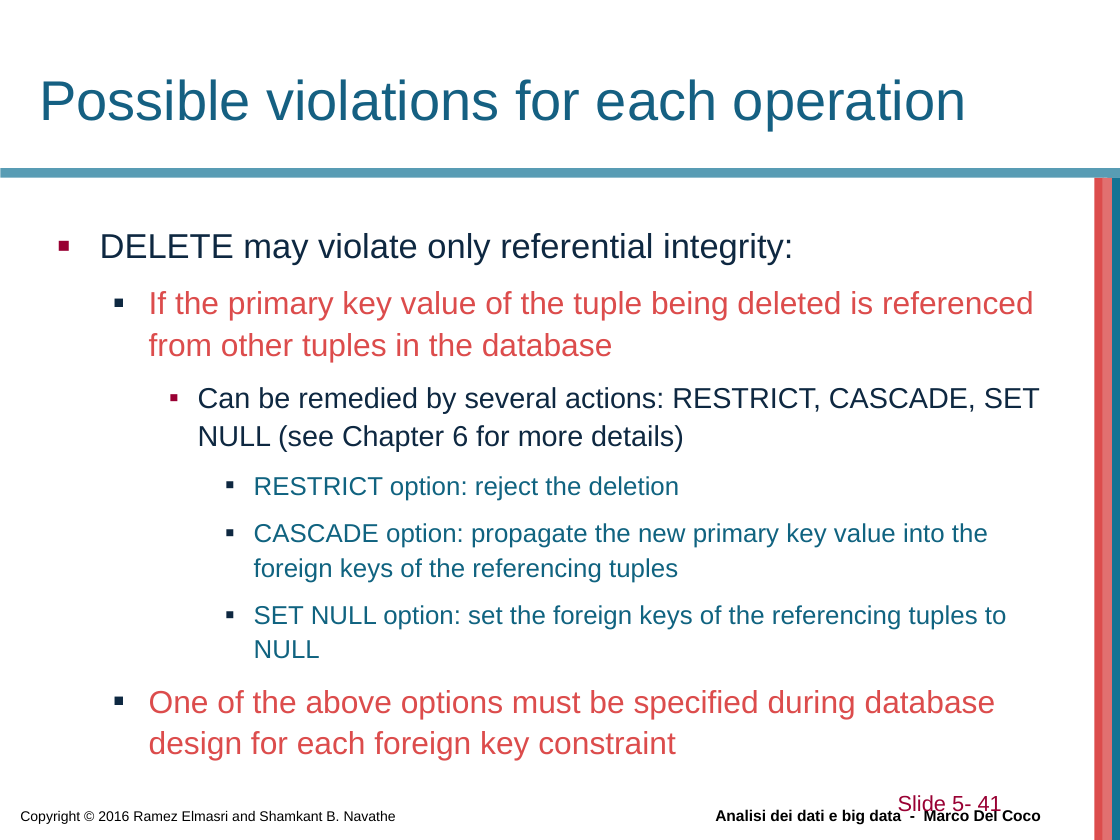
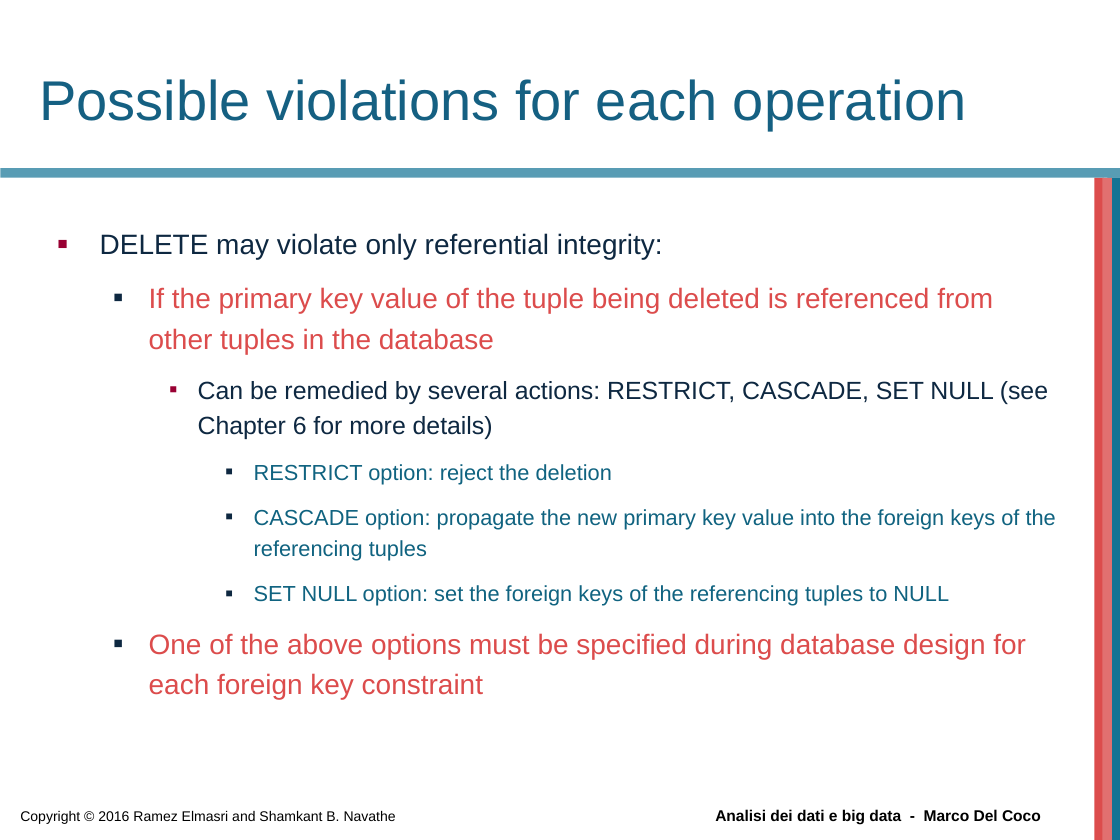
Before and after one commit to beppe2hd/AnalisiDati_BigData, a slide deck: slide 41 of materials/Chapter05.ppt. Drawn at 1120x840 pixels with LibreOffice and Linux fonts; fonts in the diff are those of the drawing; background and template pictures are left out. Boxes give left, top, right and bottom in pixels: in the first picture for what was removed or moved away, otherwise in the second. Text is boxed around its words. In the diff, an @@ line names an element or a change of style, - is before the commit and + after.

```diff
--- a/materials/Chapter05.ppt
+++ b/materials/Chapter05.ppt
@@ text "DELETE may violate only referential ..." at (x1=100, y1=233, x2=1056, y2=699): size 22.2 to 18 pt in "DELETE may violate only referential integrity:"; size 20.4 to 18 pt in "If the primary key value of the ...", "One of the above options must be ..."; size 18.5 to 16 pt in "Can be remedied by several actions: RESTRICT, ..."; size 16.6 to 14 pt in "RESTRICT option: reject the deletion", "CASCADE option: propagate the new primary key ...", "SET NULL option: set the foreign keys ..."; line spacing 1.1 to 1.2 @@
@@ page number removed at (x1=898, y1=795, x2=1002, y2=816) @@
-Slide 5- 41
```
Also in this commit, not shown: 11 other slides changed, 2 slides removed.
